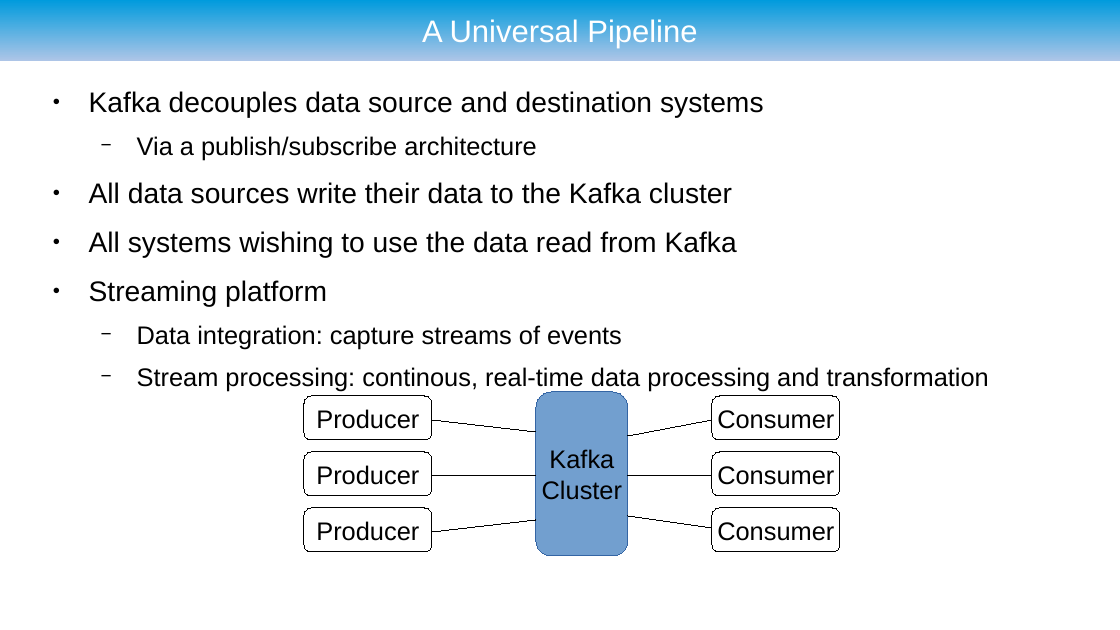
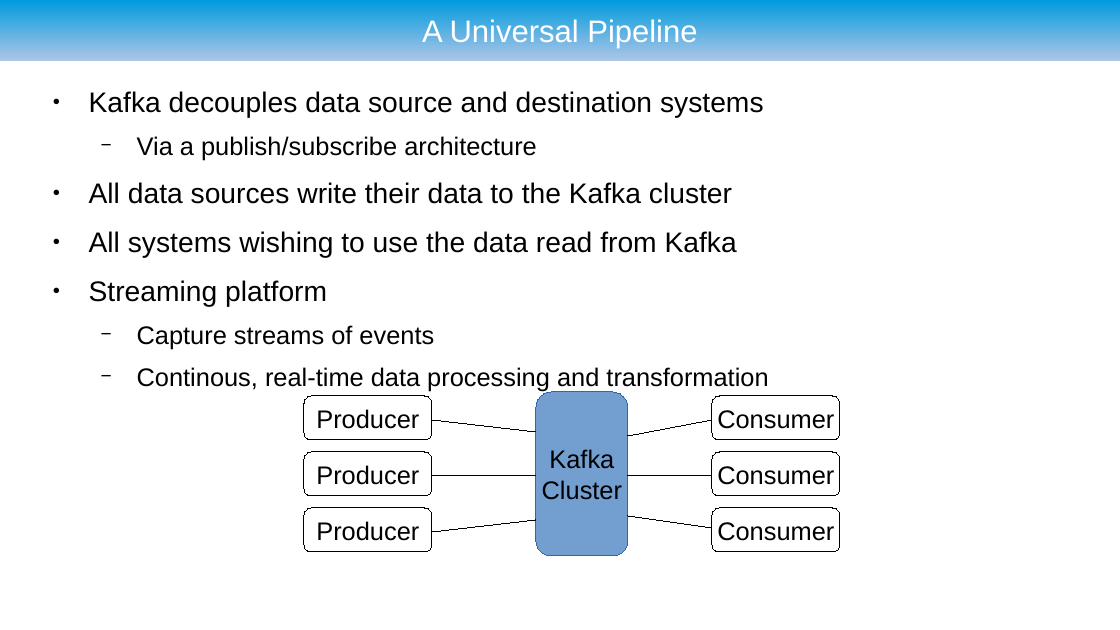
Before and after one commit to ryzlab/kafka-kompetensdag, a slide deck: slide 10 of doc/presentation.odp. Drawn at 1120x630 pixels with LibreOffice and Linux fonts; fonts in the diff are those of the drawing; background and template pictures are left out. Boxes give left, top, right and bottom in pixels: in the first picture for what was removed or moved away, otherwise in the second. Text is boxed around its words. In the diff, an @@ line names an element or a change of style, - is before the commit and + after.

```diff
--- a/doc/presentation.odp
+++ b/doc/presentation.odp
@@ text at [137,325,768,392]: text changed @@
-  − Data integration: capture streams of events
-  − Stream processing: continous, real-time data processing and transformation
+  − Capture streams of events
+  − Continous, real-time data processing and transformation
```
Also in this commit, not shown: 11 other slides changed, 5 slides added.
